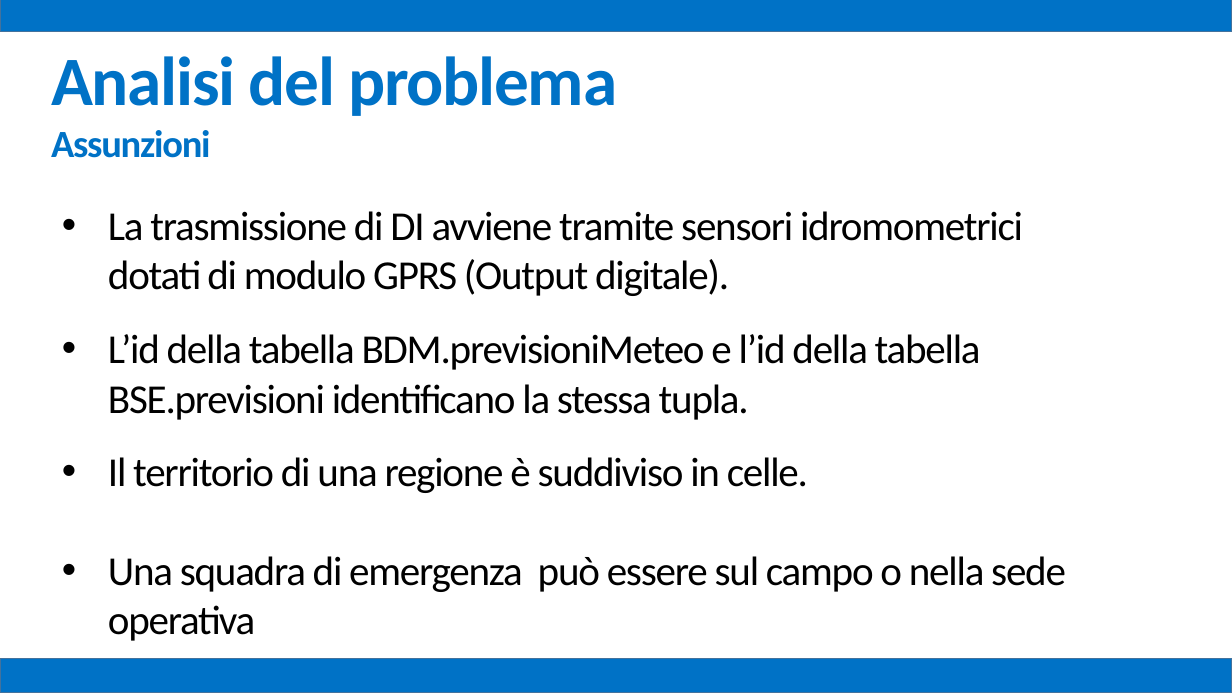
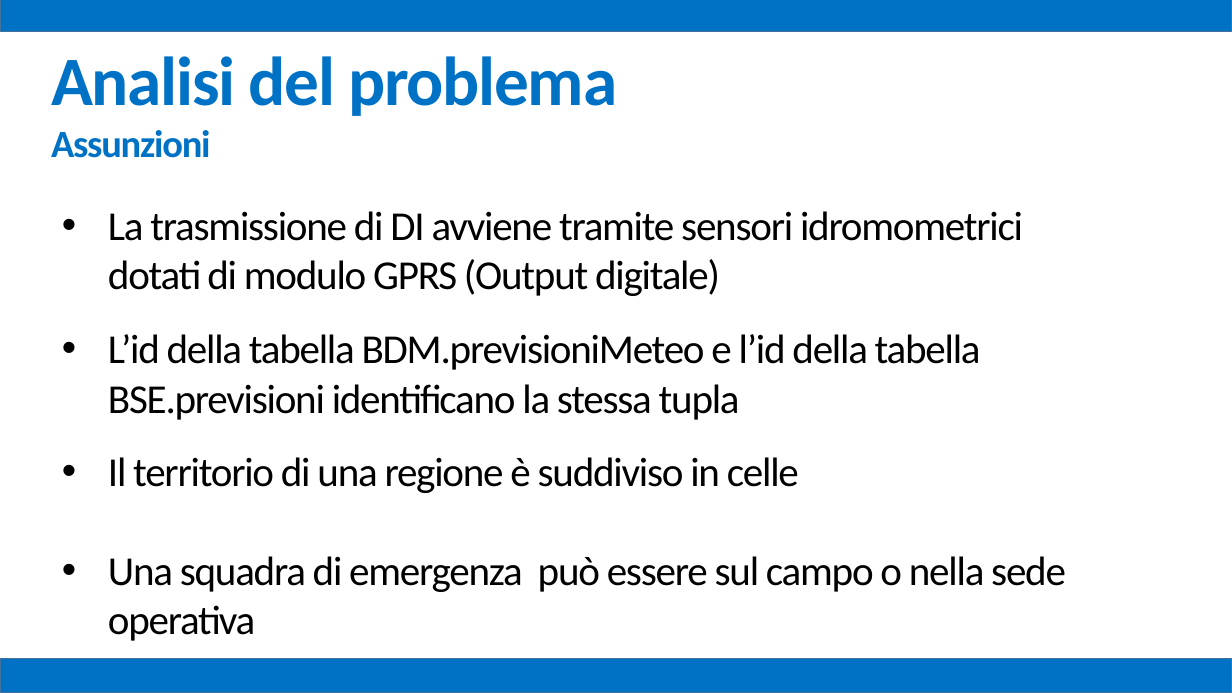
Before and after one commit to mz1991/ProgettoFebbraio2015, a slide deck: slide 9 of Febbraio 2015.pptx. Drawn at 1232x693 pixels with LibreOffice and Linux fonts; fonts in the diff are those of the drawing. Boxes give left, top, right and bottom in pixels: in the first picture for what was removed or moved away, otherwise in the second. Text is boxed around its words. In the diff, an @@ line names an element or a change of style, - is before the commit and + after.

```diff
--- a/Febbraio 2015.pptx
+++ b/Febbraio 2015.pptx
@@ text at box(108, 211, 1023, 493): text changed @@
-• La trasmissione di DI avviene tramite sensori idromometrici dotati di modulo GPRS (Output digitale).
-• L’id della tabella BDM.previsioniMeteo e l’id della tabella BSE.previsioni identificano la stessa tupla.
-• Il territorio di una regione è suddiviso in celle.
+• La trasmissione di DI avviene tramite sensori idromometrici dotati di modulo GPRS (Output digitale)
+• L’id della tabella BDM.previsioniMeteo e l’id della tabella BSE.previsioni identificano la stessa tupla
+• Il territorio di una regione è suddiviso in celle
```
Also in this commit, not shown: 11 other slides changed, 1 other file.
